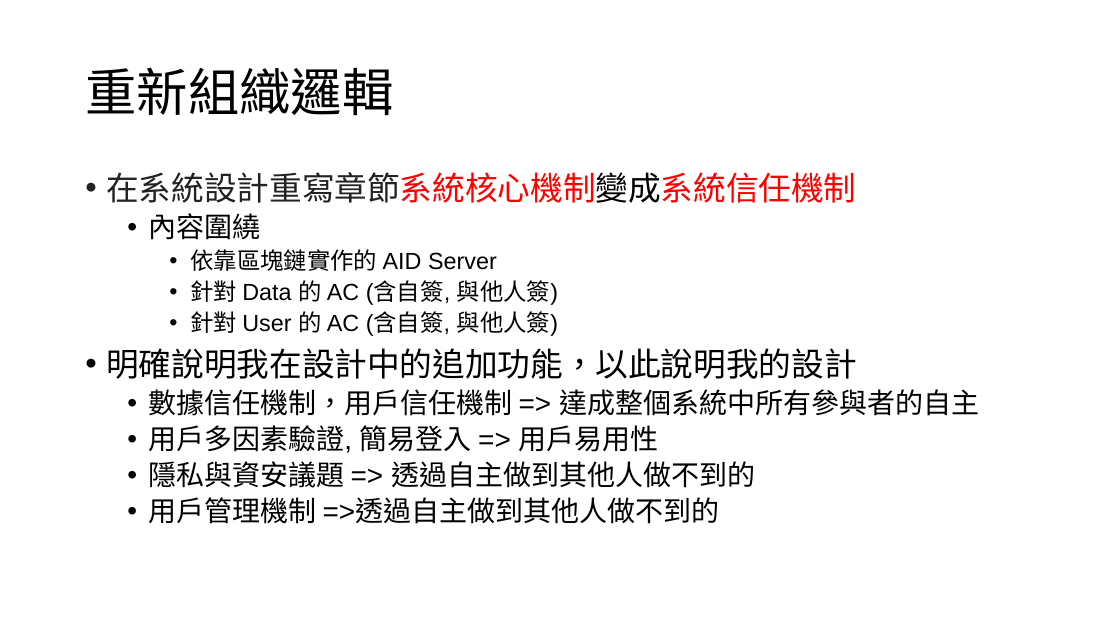
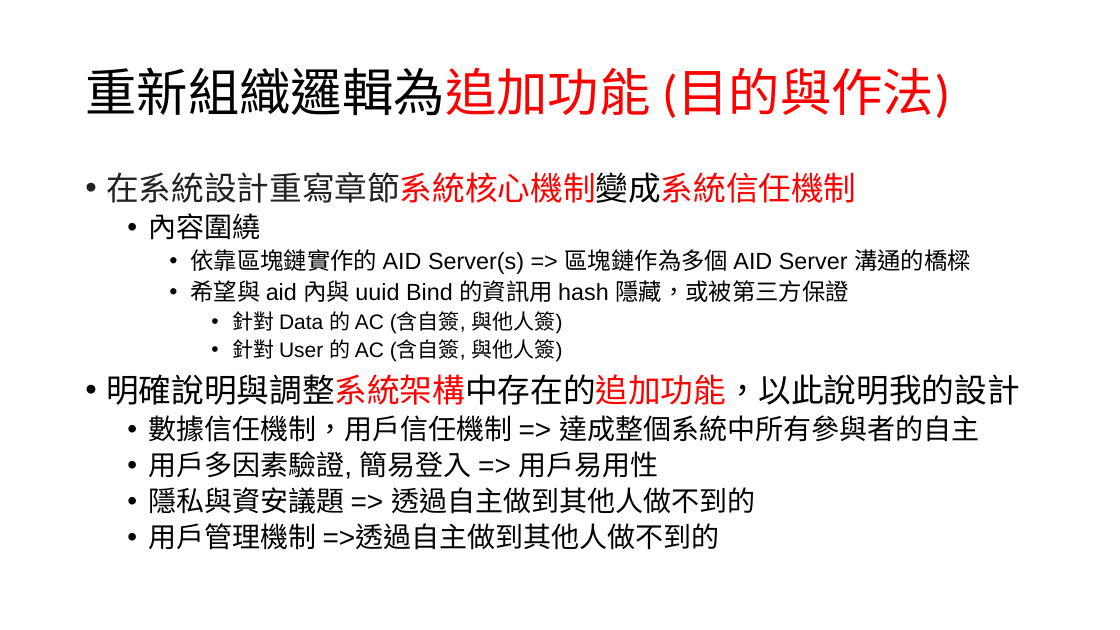
Before and after one commit to leon123858/aid-paper, a slide deck: slide 8 of docs/口試後修改.pptx. Drawn at 1120x630 pixels with LibreOffice and Linux fonts; fonts in the diff are those of the drawing. Boxes give left, top, right and bottom in pixels: in the first picture for what was removed or moved away, otherwise in the second. Text is boxed around its words. In the diff, an @@ line names an element or a change of style, - is before the commit and + after.

```diff
--- a/docs/口試後修改.pptx
+++ b/docs/口試後修改.pptx
@@ title at box(85, 67, 950, 118): text changed; text colour #000000 to #FF0000 @@
-重新組織邏輯
+重新組織邏輯為追加功能 (目的與作法)
@@ text at box(190, 249, 971, 302): text changed @@
-    • 依靠區塊鏈實作的 AID Server
+    • 依靠區塊鏈實作的 AID Server(s) => 區塊鏈作為多個 AID Server 溝通的橋樑
+    • 希望與 aid 內與 uuid Bind 的資訊用 hash 隱藏，或被第三方保證
@@ text at box(232, 311, 563, 362): size 20 to 18 pt in "針對 Data 的 AC (含自簽, 與他人簽)", "針對 User 的 AC (含自簽, 與他人簽)"; list level 3 to 4 in "針對 Data 的 AC (含自簽, ..."; list level 3 to 4 in "針對 User 的 AC (含自簽, ..." @@
@@ text at box(106, 374, 1019, 405): text changed @@
-• 明確說明我在設計中的追加功能，以此說明我的設計
+• 明確說明與調整系統架構中存在的追加功能，以此說明我的設計
```
Also in this commit, not shown: 3 other slides changed, 5 slides added.
